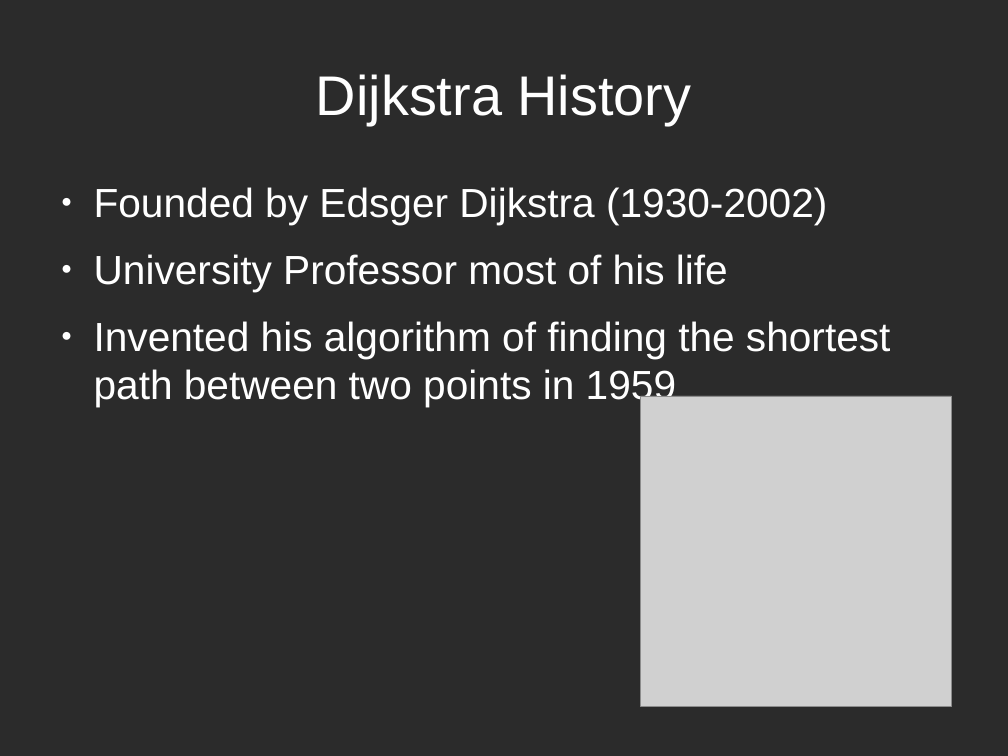
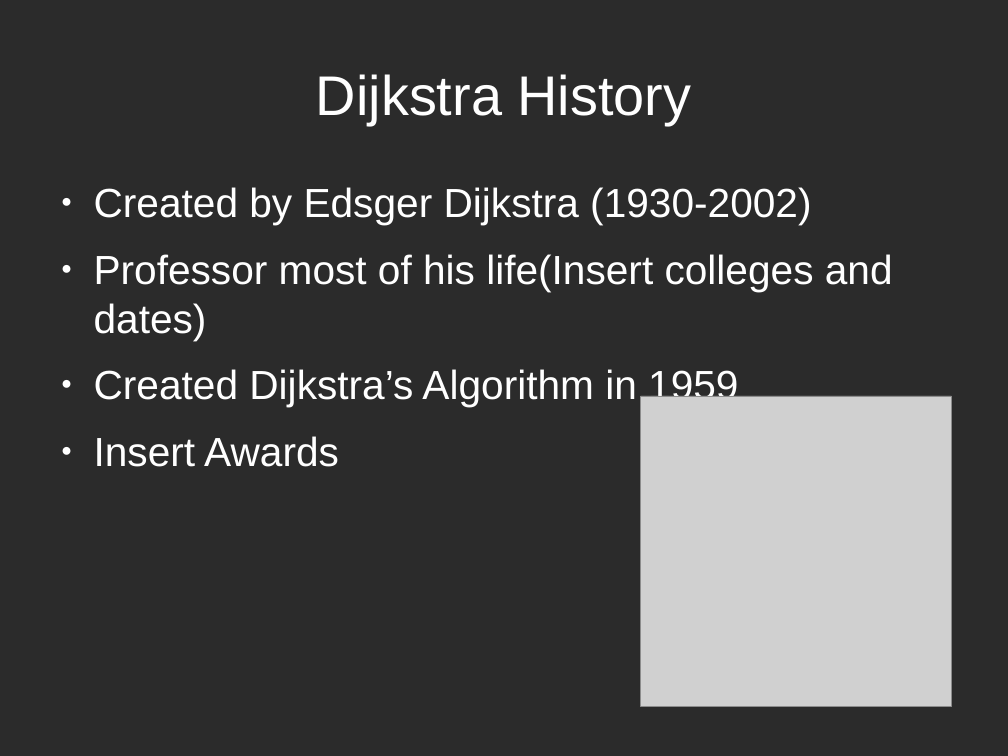
Before and after one commit to BrendanToolan/ResearchMethodsPresentation, a slide deck: slide 6 of research methods presentation.odp (slide 5 before the commit). Drawn at 1008x756 pixels with LibreOffice and Linux fonts; fonts in the diff are those of the drawing; grey boxes stand for pictures; background and template pictures are left out; a plain dark background stands for a picture behind light text. Boxes give left, top, right and bottom in pixels: in the first picture for what was removed or moved away, otherwise in the second. Text is boxed around its words. In the diff, an @@ line names an element or a change of style, - is before the commit and + after.

```diff
--- a/research methods presentation.odp
+++ b/research methods presentation.odp
@@ text at (94,187,893,467): text changed @@
-● Founded by Edsger Dijkstra (1930-2002)
-● University Professor most of his life
-● Invented his algorithm of finding the shortest path between two points in 1959
+● Created by Edsger Dijkstra (1930-2002)
+● Professor most of his life(Insert colleges and dates)
+● Created Dijkstra’s Algorithm in 1959
+● Insert Awards
```
Also in this commit, not shown: 4 other slides changed, 11 slides added, 1 other file.
